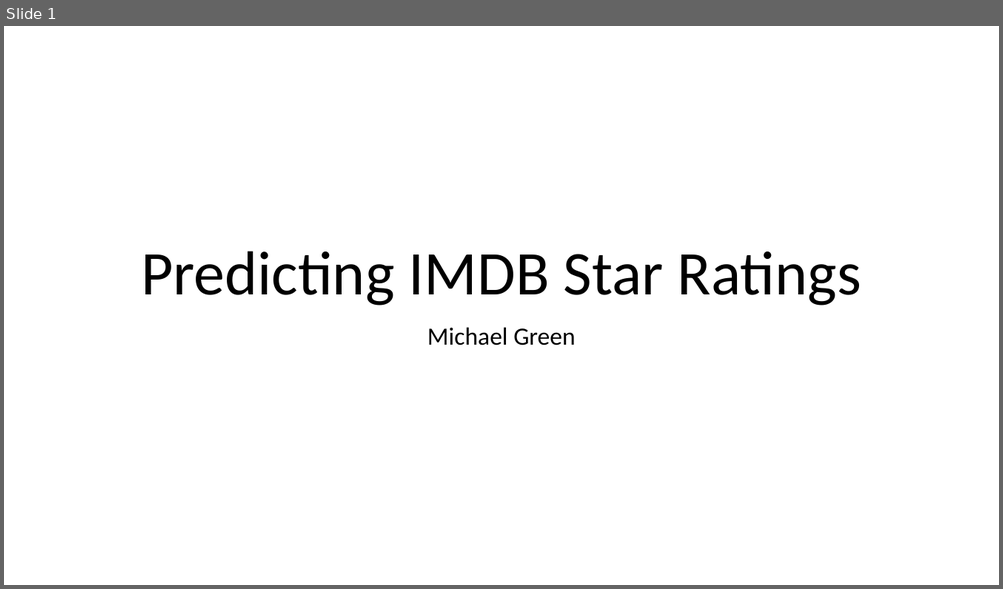
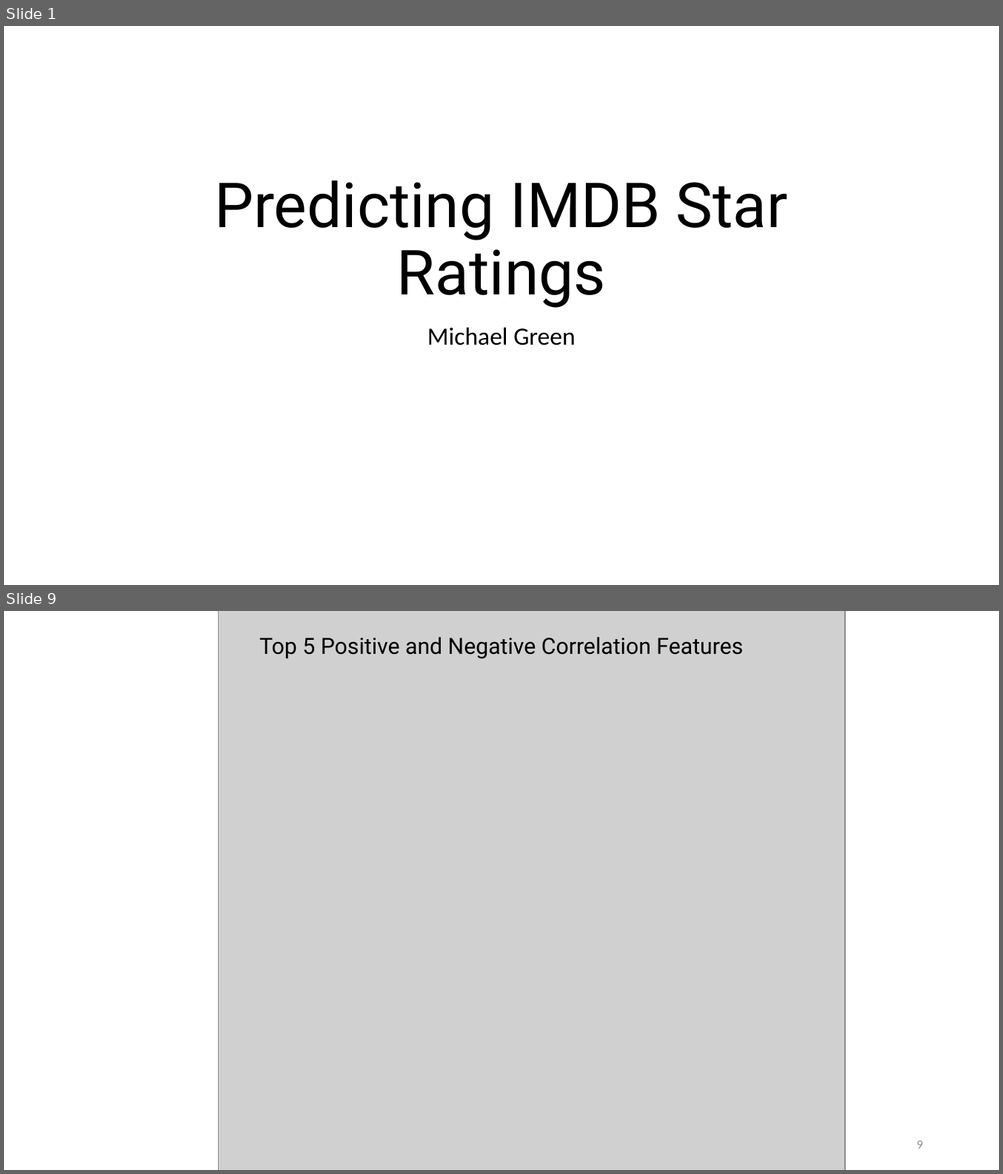
Before and after one commit to michael-a-green/Metis_Project2, a slide deck: Michael_Green_Metis_Project2.pptx. Shown one above the other, each under a label of ours: slide 1 before the commit, slides 1 and 9 after it; the slides between them are not shown. The pictures are 1003x589 and 1003x1174 pixels, drawn with LibreOffice and Linux fonts; fonts in the diff are those of the drawing; grey boxes stand for pictures. Boxes give left, top, right and bottom in pixels: in the first picture for what was removed or moved away, otherwise in the second. Text is boxed around its words. In the diff, an @@ line names an element or a change of style, - is before the commit and + after.

```diff
--- a/Michael_Green_Metis_Project2.pptx
+++ b/Michael_Green_Metis_Project2.pptx
@@ slide 9 added at [4, 611, 999, 1170], background #FFFFFF @@
@@ picture added at [218, 611, 845, 1170] @@
@@ title added at [259, 637, 743, 659], 21.6 pt, text #000000 @@
+Top 5 Positive and Negative Correlation Features
@@ page number added at [916, 1141, 922, 1149], 12 pt, text #8C8C8C @@
+9
@@ slide 1 changed as well @@
@@ title "Predicting IMDB Star Ratings" at [214, 181, 788, 308]: font Calibri to Roboto @@
```
Also in this commit, not shown: 14 other slides added, 1 slide removed, 2 other files.
